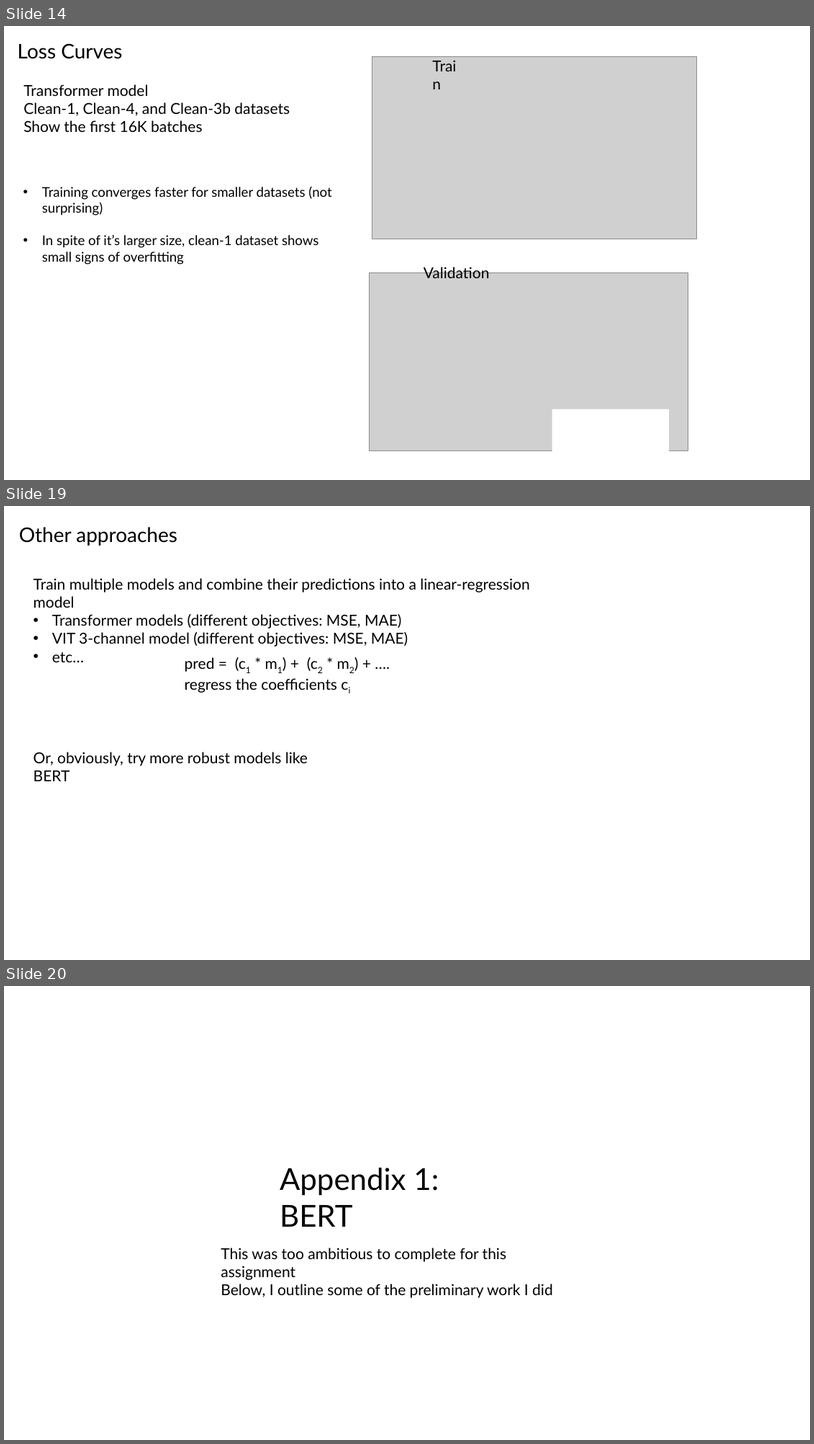
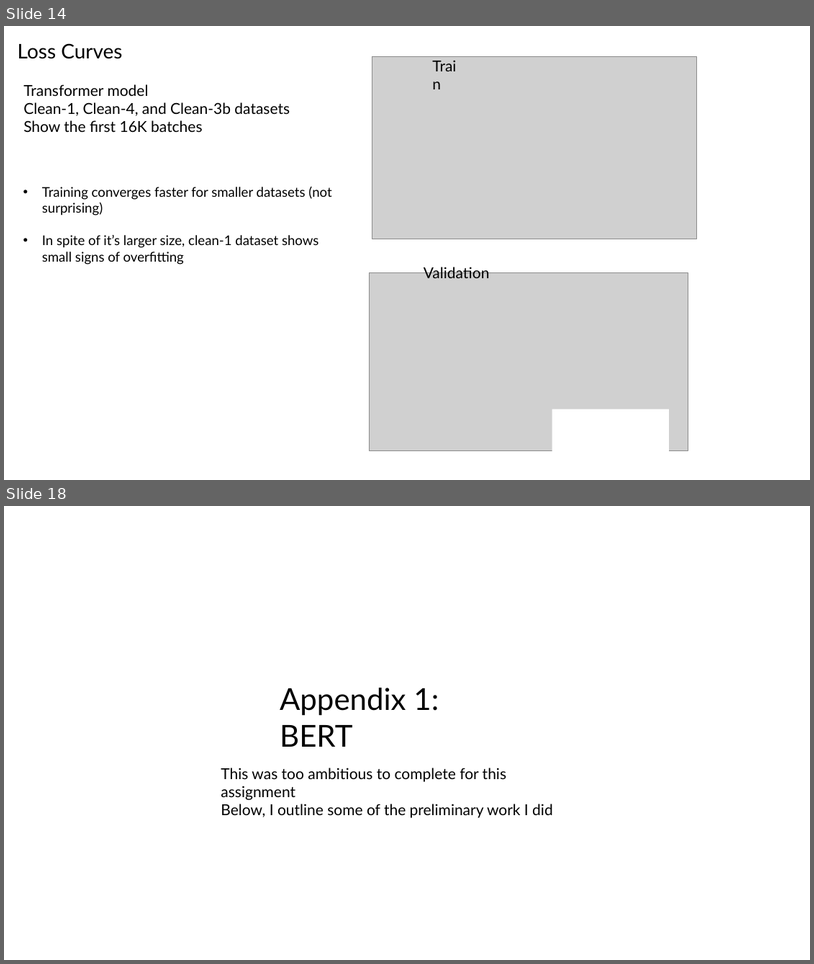
Before and after one commit to planaria158/BERT-antibody-antigen-binding-energy, a slide deck: Homework-aAlphaBio.pptx. Shown one above the other, each under a label of ours: slides 14, 19 and 20 before the commit, slides 14 and 18 after it; the slides between them are not shown. The pictures are 814x1444 and 814x964 pixels, drawn with LibreOffice and Linux fonts; fonts in the diff are those of the drawing; grey boxes stand for pictures. Boxes give left, top, right and bottom in pixels: in the first picture for what was removed or moved away, otherwise in the second. Text is boxed around its words. In the diff, an @@ line names an element or a change of style, - is before the commit and + after.

```diff
--- a/Homework-aAlphaBio.pptx
+++ b/Homework-aAlphaBio.pptx
@@ slide 19 removed at (4, 506, 810, 960), background #FFFFFF @@
@@ text removed at (19, 527, 178, 546) @@
-Other approaches
@@ text removed at (34, 578, 530, 646) @@
-Train multiple models and combine their predictions into a linear-regression model
-• Transformer models (different objectives: MSE, MAE)
-• VIT 3-channel model (different objectives: MSE, MAE)
-• etc…
@@ text removed at (185, 657, 337, 692) @@
-pred = (c1 * m1) + (c2 * m2) + ….
-regress the coefficients ci
@@ text removed at (34, 752, 308, 781) @@
-Or, obviously, try more robust models like BERT
@@ what was slide 20 is now slide 18 @@
```
Also in this commit, not shown: 2 slides changed, 1 slide added, 24 other slides removed.
